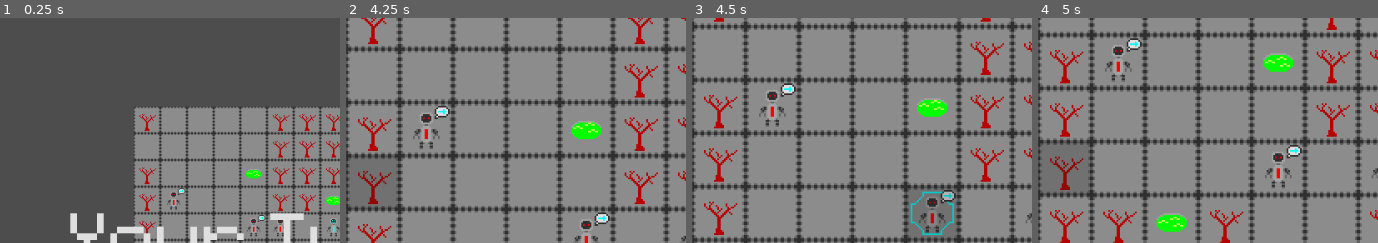
Above: before the commit, frames 1-4 (left to right).
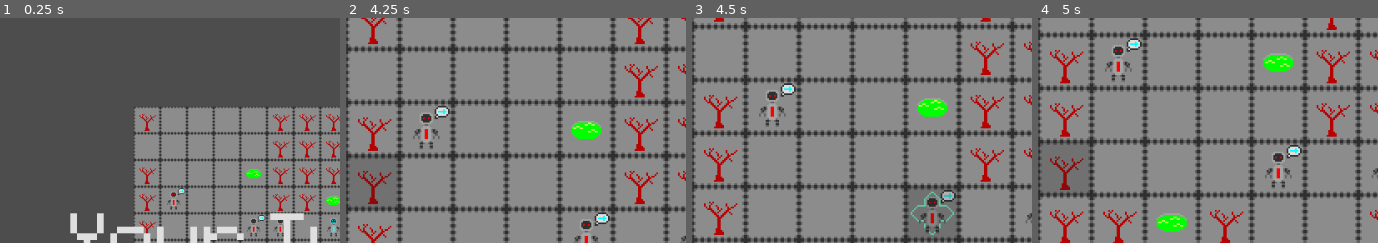
Above: after the commit, the same moments.

Repository: CattacoCattaco/strategy-deckbuilder-roguelike
Game: Godot game, scene res://tile_grid/tile_grid.tscn
The game is run twice, just before and just after one commit, with the same random seed, the same clock (stepped at 60 frames per second) and the same inputs.
Inputs (mouse positions are % of the whole screen's width and height, from its top left):
- Up to frame 1 (0.25 s): no input
- Up to frame 2 (4.25 s): tap Enter at 0.5, 3.5 s; move the mouse to (53, 70) at 0.52 s; hold Up 0.53-1.25 s; hold Z (zoom) 0.53-1.25 s; click (53, 70) at 0.67 s; click (4, 4) at 1.25 s; click (23, 9) at 2.02 s; tap Space at 2.75 s; drag from (94, 65) to (53, 70) at 2.77 s; move the mouse to (23, 35) at 3.52 s; hold Left from 3.53 s (still down); tap Shift at 3.6 s
- Up to frame 3 (4.5 s): release Left at 4.25 s; drag from (64, 50) to (23, 35) at 4.27 s
- Up to frame 4 (5 s): no input
The pictures show only the part of the screen within x 19-69%, y 1-51%; the shares and areas given below are measured in that part.

Frames 1-2 are identical in both runs. In frame 3, 0.6% of the frame differs, in the area x 64-78%, y 76-97%; in frame 4, nothing differs.

Commit message:
Change Preview Markers
Enemy action previews now use different markers than player action target selection does

Diff:
--- a/tile_grid/round_manager/round_manager.gd
+++ b/tile_grid/round_manager/round_manager.gd
@@ -50,9 +50,6 @@
 		await current_object.do_action(action_source.next_action, action_source.next_action_targets)
 		action_source.generate_next_action(current_object)
 		current_object.display_action_thought_bubble(action_source.next_action)
-
-		if current_object.tile.inspected:
-			current_object.tile._inspect()
 	else:
 		@warning_ignore("redundant_await")
 		await action_source.generate_next_action(current_object)
--- a/tile_grid/tile/tile.gd
+++ b/tile_grid/tile/tile.gd
@@ -6,6 +6,10 @@
 	POISON,
 	MOVE,
 	HEAL,
+	ENEMY_ATTACK,
+	ENEMY_POISON,
+	ENEMY_MOVE,
+	ENEMY_HEAL,
 }
 
 @export var tile_object_scene: PackedScene
@@ -57,13 +61,13 @@
 		var marker_type: ActionMarker
 
 		if effect.base_action is Modifier.Attack:
-			marker_type = ActionMarker.ATTACK
+			marker_type = ActionMarker.ENEMY_ATTACK
 		elif effect.base_action is Modifier.Poison:
-			marker_type = ActionMarker.POISON
+			marker_type = ActionMarker.ENEMY_POISON
 		elif effect.base_action is Modifier.Move:
-			marker_type = ActionMarker.MOVE
+			marker_type = ActionMarker.ENEMY_MOVE
 		elif effect.base_action is Modifier.Heal:
-			marker_type = ActionMarker.HEAL
+			marker_type = ActionMarker.ENEMY_HEAL
 
 		target_tile.show_action_marker(marker_type)
 
@@ -89,13 +93,13 @@
 		var marker_type: ActionMarker
 
 		if effect.base_action is Modifier.Attack:
-			marker_type = ActionMarker.ATTACK
+			marker_type = ActionMarker.ENEMY_ATTACK
 		elif effect.base_action is Modifier.Poison:
-			marker_type = ActionMarker.POISON
+			marker_type = ActionMarker.ENEMY_POISON
 		elif effect.base_action is Modifier.Move:
-			marker_type = ActionMarker.MOVE
+			marker_type = ActionMarker.ENEMY_MOVE
 		elif effect.base_action is Modifier.Heal:
-			marker_type = ActionMarker.HEAL
+			marker_type = ActionMarker.ENEMY_HEAL
 
 		target_tile.hide_action_marker(marker_type)
 
--- a/tile_grid/tile/tile.tscn
+++ b/tile_grid/tile/tile.tscn
@@ -8,12 +8,16 @@
 [ext_resource type="Texture2D" uid="uid://56uyg7dx75c8" path="res://tile_grid/tile/action_markers/move_marker.png" id="6_a0n5t"]
 [ext_resource type="Texture2D" uid="uid://bd4uby3twrmrp" path="res://tile_grid/tile/action_markers/heal_marker.png" id="7_a3ykk"]
 [ext_resource type="Theme" uid="uid://cb7yvbnqqc1l" path="res://buttons/flat_button.tres" id="8_2s4jd"]
+[ext_resource type="Texture2D" uid="uid://dmsh45m347832" path="res://tile_grid/tile/action_markers/enemy_attack_marker.png" id="8_28gbb"]
+[ext_resource type="Texture2D" uid="uid://ddnbnu7kpus7i" path="res://tile_grid/tile/action_markers/enemy_poison_marker.png" id="9_o2a2l"]
+[ext_resource type="Texture2D" uid="uid://cmh6up588q5q4" path="res://tile_grid/tile/action_markers/enemy_move_marker.png" id="10_qlsys"]
+[ext_resource type="Texture2D" uid="uid://bipjtxwadh7q3" path="res://tile_grid/tile/action_markers/enemy_heal_marker.png" id="11_y3ccy"]
 
 [node name="Tile" type="Node2D" node_paths=PackedStringArray("bg", "action_markers", "inspect_button", "target_button")]
 script = ExtResource("1_btt4l")
 tile_object_scene = ExtResource("2_exanw")
 bg = NodePath("Sprite")
-action_markers = [NodePath("AttackMarker"), NodePath("PoisonMarker"), NodePath("MoveMarker"), NodePath("HealMarker")]
+action_markers = [NodePath("AttackMarker"), NodePath("PoisonMarker"), NodePath("MoveMarker"), NodePath("HealMarker"), NodePath("EnemyAttackMarker"), NodePath("EnemyPoisonMarker"), NodePath("EnemyMoveMarker"), NodePath("EnemyHealMarker")]
 inspect_button = NodePath("InspectButton")
 target_button = NodePath("TargetButton")
 
@@ -37,6 +41,22 @@
 texture = ExtResource("7_a3ykk")
 centered = false
 
+[node name="EnemyAttackMarker" type="Sprite2D" parent="."]
+texture = ExtResource("8_28gbb")
+centered = false
+
+[node name="EnemyPoisonMarker" type="Sprite2D" parent="."]
+texture = ExtResource("9_o2a2l")
+centered = false
+
+[node name="EnemyMoveMarker" type="Sprite2D" parent="."]
+texture = ExtResource("10_qlsys")
+centered = false
+
+[node name="EnemyHealMarker" type="Sprite2D" parent="."]
+texture = ExtResource("11_y3ccy")
+centered = false
+
 [node name="InspectButton" type="Button" parent="."]
 z_index = 2
 offset_right = 32.0
Binary file added: tile_grid/tile/action_markers/enemy_attack_marker.png
Not shown, added: tile_grid/tile/action_markers/enemy_attack_marker.png.import
Binary file added: tile_grid/tile/action_markers/enemy_heal_marker.png
Not shown, added: tile_grid/tile/action_markers/enemy_heal_marker.png.import
Binary file added: tile_grid/tile/action_markers/enemy_move_marker.png
Not shown, added: tile_grid/tile/action_markers/enemy_move_marker.png.import
Binary file added: tile_grid/tile/action_markers/enemy_poison_marker.png
Not shown, added: tile_grid/tile/action_markers/enemy_poison_marker.png.import
Not shown: 1 places in tile_grid/tile/tile.tscn that only renumber resources
